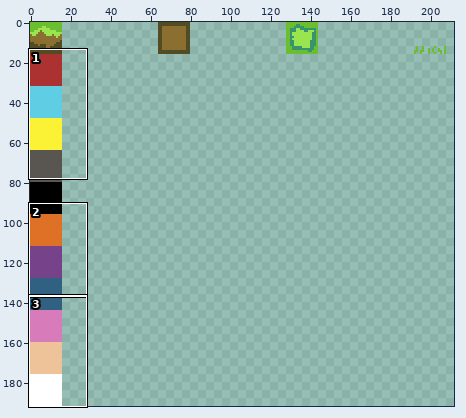
One commit to this sprite sheet: assets/art/terrain.png. The first picture is a wide view before the edit; the outline marks the close-up.
Close-up. First the earlier version:
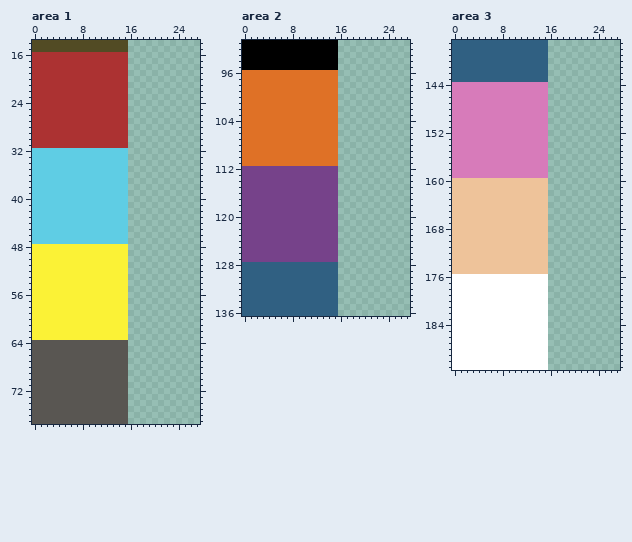
The file is 256x192 pixels. Shown: area 1: x 0..27, y 14..77; area 2: x 0..27, y 91..136; area 3: x 0..27, y 137..191. The wide view leaves out empty margins.
Once edited:
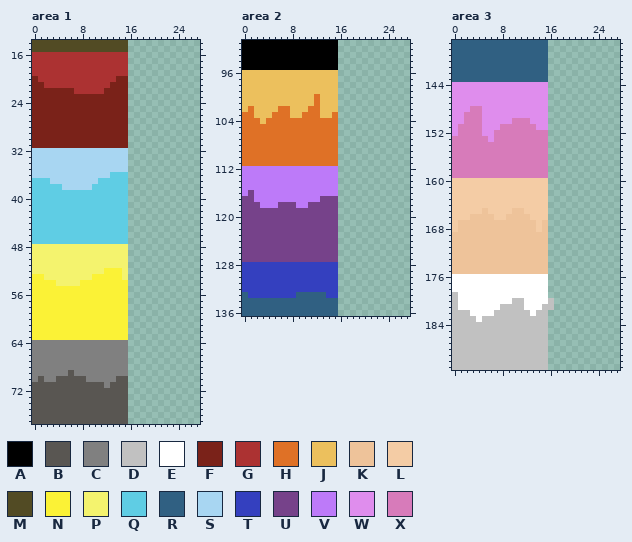
Palette (. is transparent): A #000000  B #595652  C #808080  D #c1c1c1  E #ffffff  F #7a2219  G #ac3232  H #df7126  J #ecc05d  K #eec39a  L #f4cca5  M #524b24  N #fbf236  P #f4f36e  Q #5fcde4  R #306082  S #a8d6f2  T #3440bf  U #76428a  V #bd7af9  W #df8ded  X #d77bba
From old to new:
Area 1:
Colour B becomes colour C in rows 64 to 68 at x 0 to 15; in row 69 at x 0 to 5 and 7 to 15; in row 70 at x 0, 2 to 3 and 9 to 13; in row 71 at x 12.
Colour G becomes colour F in row 20 at x 0 and 14 to 15; in row 21 at x 0 to 1 and 13 to 15; in row 22 at x 0 to 6 and 12 to 15; in rows 23 to 31 at x 0 to 15.
Colour N becomes colour P in rows 48 to 51 at x 0 to 15; in row 52 at x 0 to 11 and 15; in row 53 at x 2 to 9 and 15; in row 54 at x 4 to 7.
Colour Q becomes colour S in rows 32 to 35 at x 0 to 15; in row 36 at x 0 to 12; in row 37 at x 3 to 10; in row 38 at x 5 to 9.
Area 2:
Colour H becomes colour J in rows 96 to 99 at x 0 to 15; in rows 100 to 101 at x 0 to 11 and 13 to 15; in row 102 at x 0, 2 to 5, 8 to 10 and 13 to 15; in row 103 at x 2 to 4, 8 to 9 and 13 to 14; in row 104 at x 3.
Colour R becomes colour T in rows 128 to 132 at x 0 to 15; in row 133 at x 1 to 8 and 14 to 15.
Colour U becomes colour V in rows 112 to 115 at x 0 to 15; in row 116 at x 0 and 2 to 15; in row 117 at x 2 to 12; in row 118 at x 3 to 5 and 9 to 10.
Area 3:
The author put colour D in rows 180 to 181 at x 16.
Colour E becomes colour D in row 179 at x 0; in row 180 at x 0 and 10 to 11; in row 181 at x 0, 8 to 11 and 15; in row 182 at x 0 to 2, 7 to 12 and 14 to 15; in row 183 at x 0 to 3 and 5 to 15; in rows 184 to 191 at x 0 to 15.
Colour K becomes colour L in rows 160 to 164 at x 0 to 15; in row 165 at x 0 to 4, 6 to 9 and 12 to 15; in row 166 at x 0 to 2, 7 to 8 and 13 to 15; in rows 167 to 168 at x 0 and 14.
Colour X becomes colour W in rows 144 to 147 at x 0 to 15; in row 148 at x 0 to 2 and 5 to 15; in row 149 at x 0 to 1 and 5 to 15; in row 150 at x 0 to 1, 5 to 9 and 13 to 15; in row 151 at x 0, 5 to 7 and 14 to 15; in row 152 at x 0 and 5 to 6.
Colour X becomes colour W in row 153 at x 6.
